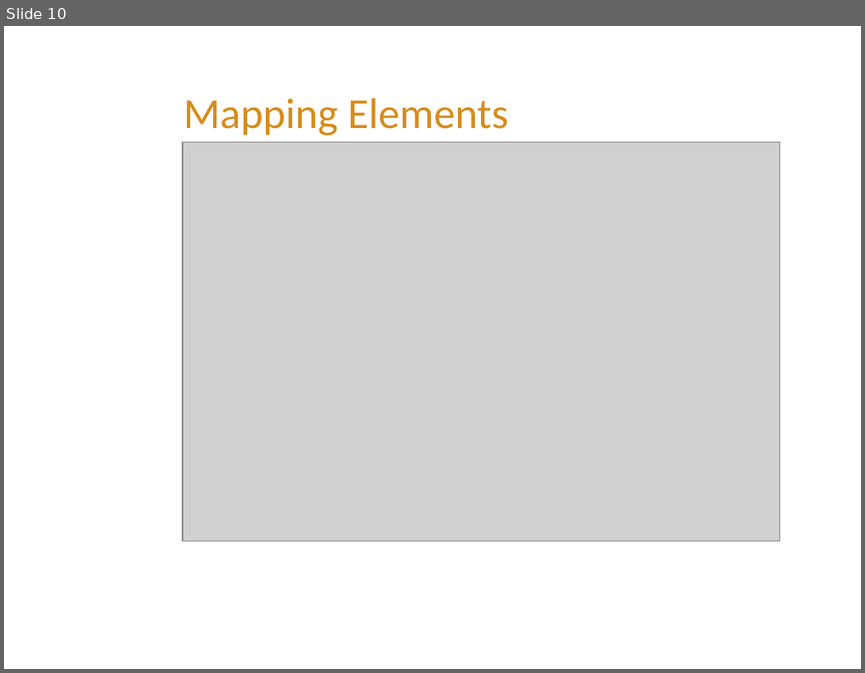
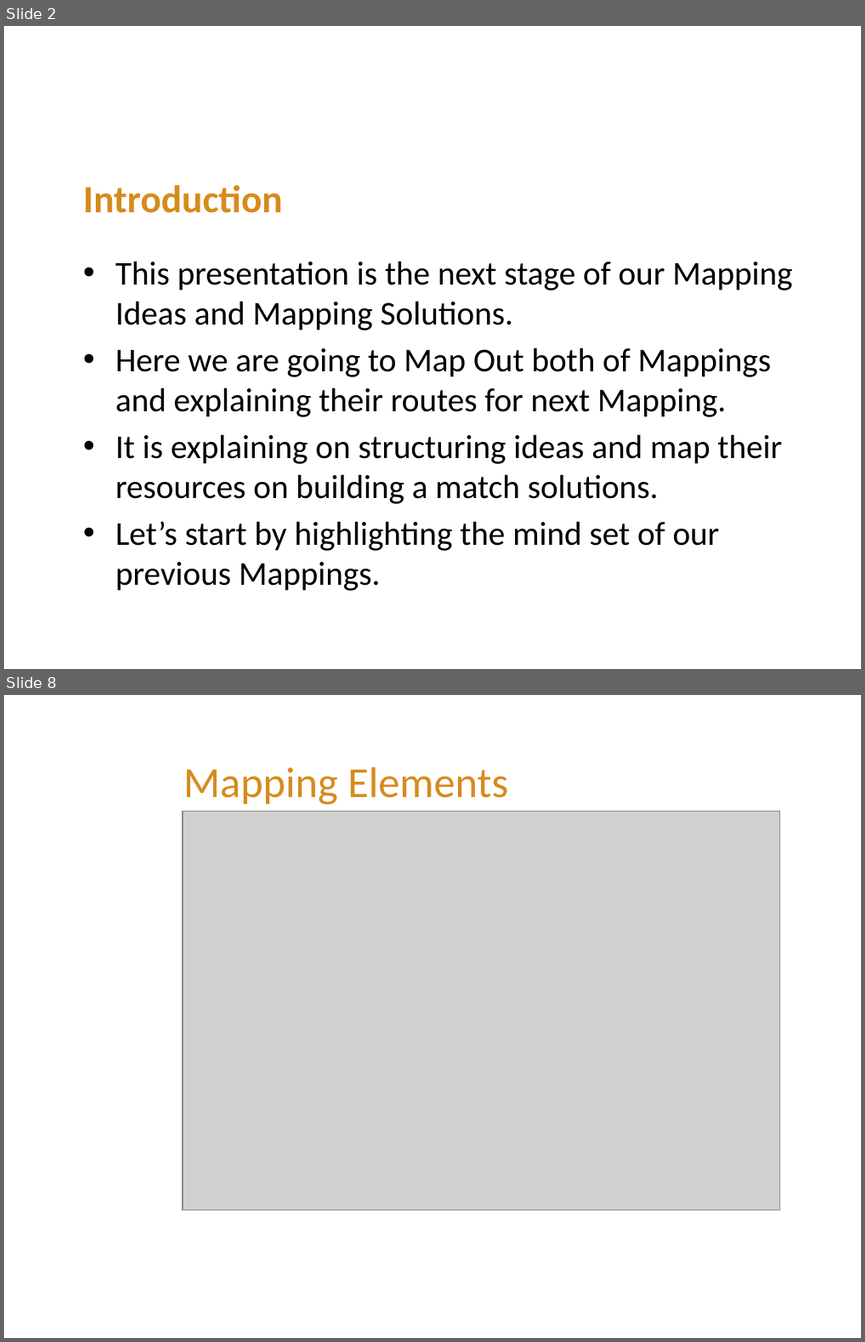
Before and after one commit to FeedMapping/Schema, a slide deck: slide/ppt/Mapping-Out.pptx. Shown one above the other, each under a label of ours: slide 10 before the commit, slides 2 and 8 after it; the slides between them are not shown. The pictures are 865x673 and 865x1342 pixels, drawn with LibreOffice and Linux fonts; fonts in the diff are those of the drawing; grey boxes stand for pictures; background and template pictures are left out. Boxes give left, top, right and bottom in pixels: in the first picture for what was removed or moved away, otherwise in the second. Text is boxed around its words. In the diff, an @@ line names an element or a change of style, - is before the commit and + after.

```diff
--- a/slide/ppt/Mapping-Out.pptx
+++ b/slide/ppt/Mapping-Out.pptx
@@ slide 2 added at box(4, 26, 861, 669), background picture (left out) @@
@@ title added at box(83, 185, 282, 213), 32.4 pt, text #D68B1C, bold @@
+Introduction
@@ text added at box(115, 261, 792, 590), 28 pt, text #000000 @@
+• This presentation is the next stage of our Mapping Ideas and Mapping Solutions.
+• Here we are going to Map Out both of Mappings and explaining their routes for next Mapping.
+• It is explaining on structuring ideas and map their resources on building a match solutions.
+• Let’s start by highlighting the mind set of our previous Mappings.
@@ what was slide 10 is now slide 8 @@
```
Also in this commit, not shown: 5 slides changed, 3 other slides added, 1 slide removed.
